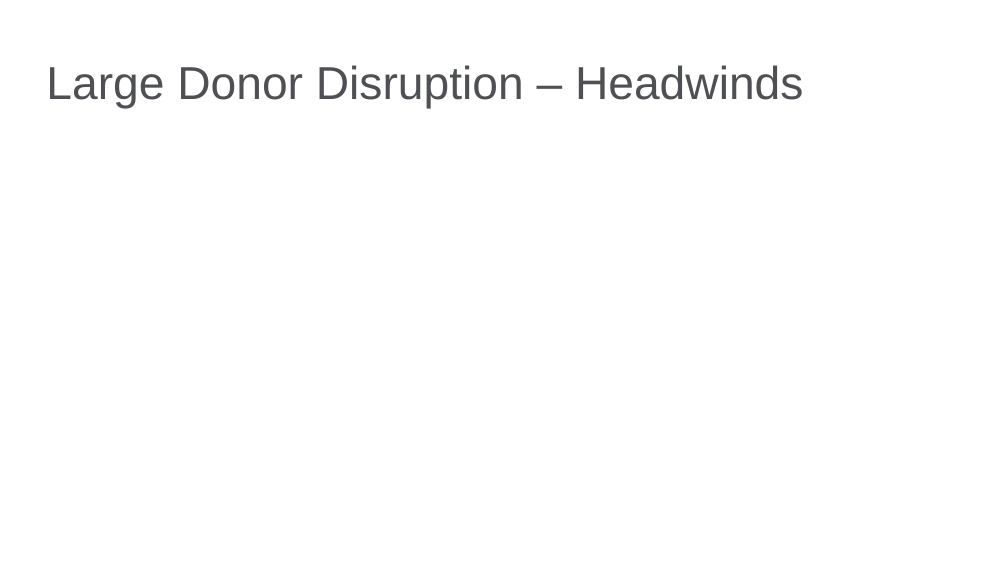
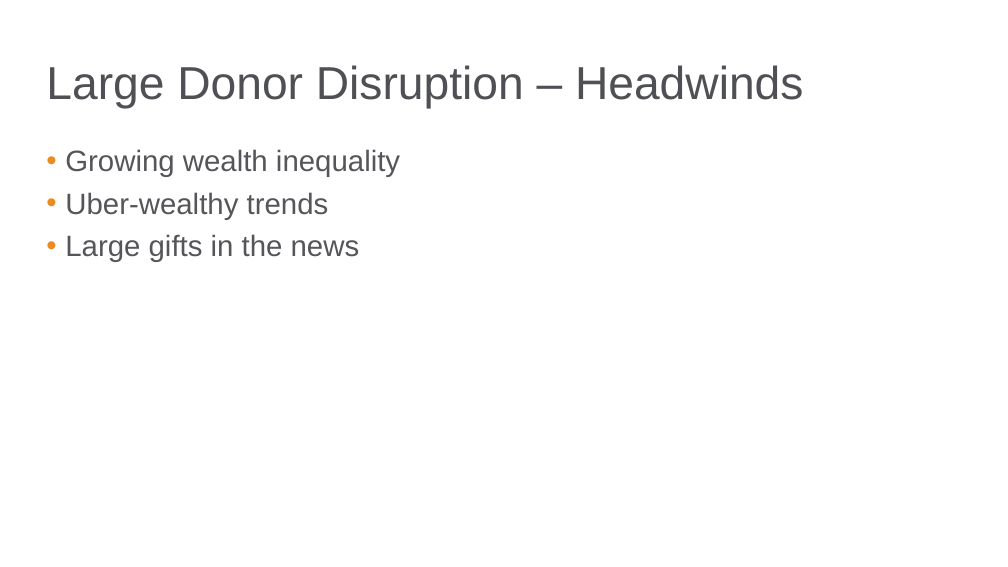
Before and after one commit to bgstieber/APRA-PD-DAS-2019, a slide deck: slide 20 of Generating Insights from Clustering Large Donors - BStieber APRA DAS19.pptx. Drawn at 1008x567 pixels with LibreOffice and Linux fonts; fonts in the diff are those of the drawing; background and template pictures are left out. Boxes give left, top, right and bottom in pixels: in the first picture for what was removed or moved away, otherwise in the second. Text is boxed around its words. In the diff, an @@ line names an element or a change of style, - is before the commit and + after.

```diff
--- a/Generating Insights from Clustering Large Donors - BStieber APRA DAS19.pptx
+++ b/Generating Insights from Clustering Large Donors - BStieber APRA DAS19.pptx
@@ text added at (65,149,400,262), 21 pt, text #55565A @@
+• Growing wealth inequality
+• Uber-wealthy trends
+• Large gifts in the news
```
Also in this commit, not shown: 1 other slide changed.
